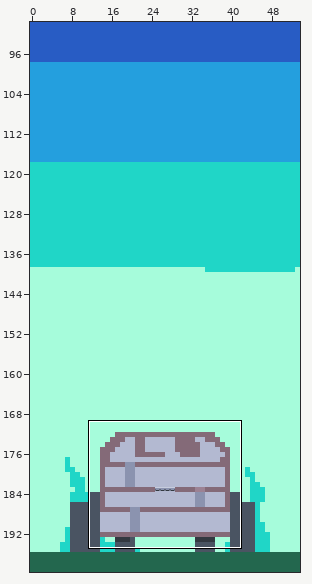
One commit to this Tiled map: assets/planetSurface01.tmx. Above, an overview of the earlier version with the close-up marked.
Close-up. Earlier state:
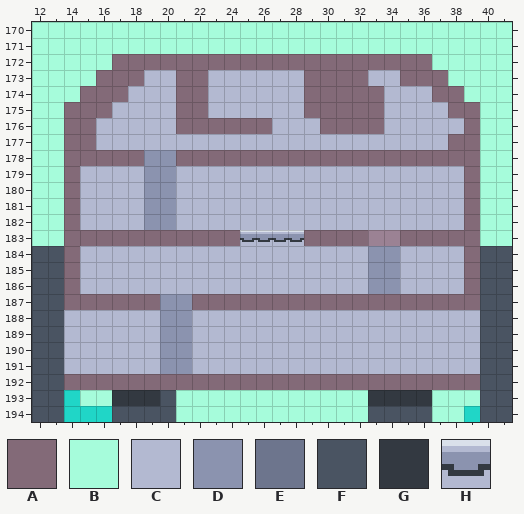
Cells are 8x8 px. Shown: x 12..41, y 170..194.
Key: from "tilesheet": A 2, B 37, C 54, D 55, E 56, F 57, G 58, H 256.
_ is an empty cell, # one hidden under a higher layer.
Layer "ship" before, first column x 13:
171 _____________________________
172 ____EEEEEEEEEEEEEEEEEEEE_____
173 ___EEECCEECCCCCCEEEECCEEE____
174 __EEECCCEECCCCCCEEEEECCCEE___
175 _EEECCCCEECCCCCCEEEEECCCCEE__
176 _EECCCCCEEEEEECCCEEEECCCCCE__
177 _EECCCCCCCCCCCCCCCCCCCCCCEE__
178 _EEEEEDDEEEEEEEEEEEEEEEEEEE__
179 _ECCCCDDCCCCCCCCCCCCCCCCCCE__
180 _ECCCCDDCCCCCCCCCCCCCCCCCCE__
181 _ECCCCDDCCCCCCCCCCCCCCCCCCE__
182 _ECCCCDDCCCCCCCCCCCCCCCCCCE__
183 _EEEEEEEEEEECCCCEEEEDDEEEEE__
184 FECCCCCCCCCCCCCCCCCCDDCCCCEFF
185 FECCCCCCCCCCCCCCCCCCDDCCCCEFF
186 FECCCCCCCCCCCCCCCCCCDDCCCCEFF
187 FEEEEEEDDEEEEEEEEEEEEEEEEEEFF
188 FCCCCCCDDCCCCCCCCCCCCCCCCCCFF
189 FCCCCCCDDCCCCCCCCCCCCCCCCCCFF
190 FCCCCCCDDCCCCCCCCCCCCCCCCCCFF
191 FCCCCCCDDCCCCCCCCCCCCCCCCCCFF
192 FEEEEEEEEEEEEEEEEEEEEEEEEEEFF
193 F___GGGF____________GGGG___FF
194 F___FFFF____________FFFF___FF
Layer "collision" before, first column x 12:
170 ______________________________
171 ______________________________
172 _____AAAAAAAAAAAAAAAAAAAA_____
173 ____AAA__AA______AAAA__AAA____
174 ___AAA___AA______AAAAA___AA___
175 __AAA____AA______AAAAA____AA__
176 __AA_____AAAAAA___AAAA_____A__
177 __AA______________________AA__
178 __AAAAA__AAAAAAAAAAAAAAAAAAA__
179 __A________________________A__
180 __A________________________A__
181 __A________________________A__
182 __A________________________A__
183 __AAAAAAAAAAA____AAAAAAAAAAA__
184 __A________________________A__
185 __A________________________A__
186 __A________________________A__
187 __AAAAAA__AAAAAAAAAAAAAAAAAA__
188 ______________________________
189 ______________________________
190 ______________________________
191 ______________________________
192 __AAAAAAAAAAAAAAAAAAAAAAAAAA__
193 ______________________________
194 ______________________________
And afterwards:
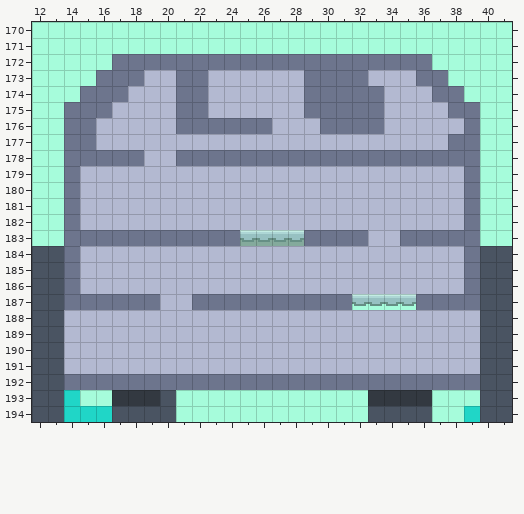
See-through tiles are keyed as they look on the map.
Edits made:
layer "one-way" opacity 100% -> 44%
Layer "bg":
y 183: x 25..28 #### -> HHHH
Layer "ship":
y 173: x 35 E -> C
y 178..182: x 19..20 DD -> CC
y 183: x 25..28 CCCC -> HHHH; x 33..34 DD -> CC
y 184..186: x 33..34 DD -> CC
y 187: x 20..21 DD -> CC; x 32..35 EEEE -> HHHH
y 188..191: x 20..21 DD -> CC
Layer "collision" (now hidden):
y 172: x 17..36 AAAAAAAAAAAAAAAAAAAA -> ____________________
y 173: x 16..18 AAA -> ___; x 21..22 AA -> __; x 29..32 AAAA -> ____; x 35..37 AAA -> ___
y 174: x 15..17 AAA -> ___; x 21..22 AA -> __; x 29..33 AAAAA -> _____; x 37..38 AA -> __
y 175: x 14..16 AAA -> ___; x 21..22 AA -> __; x 29..33 AAAAA -> _____; x 38..39 AA -> __
y 176: x 14..15 AA -> __; x 21..26 AAAAAA -> ______; x 30..33 AAAA -> ____; x 39 A -> _
y 177: x 14..15 AA -> __; x 38..39 AA -> __
y 178: x 14..18 AAAAA -> _____; x 21..39 AAAAAAAAAAAAAAAAAAA -> ___________________
y 179..182: x 14 A -> _; x 39 A -> _
y 183: x 14..24 AAAAAAAAAAA -> ___________; x 29..39 AAAAAAAAAAA -> ___________
y 184..186: x 14 A -> _; x 39 A -> _
y 187: x 14..19 AAAAAA -> ______; x 22..39 AAAAAAAAAAAAAAAAAA -> __________________
y 192: x 14..39 AAAAAAAAAAAAAAAAAAAAAAAAAA -> __________________________
Layer "one-way":
y 183: x 25..28 HHHH -> BBBB
y 187: x 32..35 ____ -> BBBB
